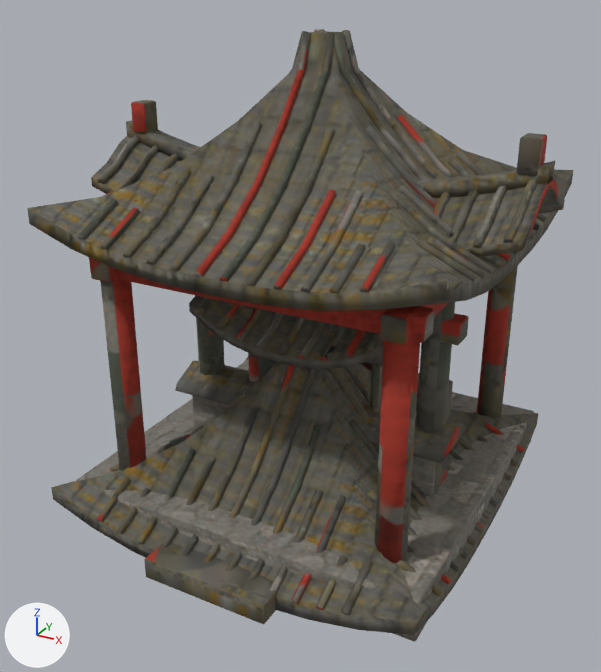
What one commit did to the glTF model assets-src/models/kits/WoodlandTemple.gltf.
Rendered twice from a 50 mm lens placed at (5.94, -11.28, 8.5), pointed at (-0.04, -0.41, 3.07). The lights are fixed; the arrows at lower left show +X, +Y and +Z. The picture after the commit comes second. Vertices at exactly the same position are counted once.

In view in the first picture: 'bellFrame', 'gate', 'pagodaRoof', 'pavilion', 'wall' and 1 more.
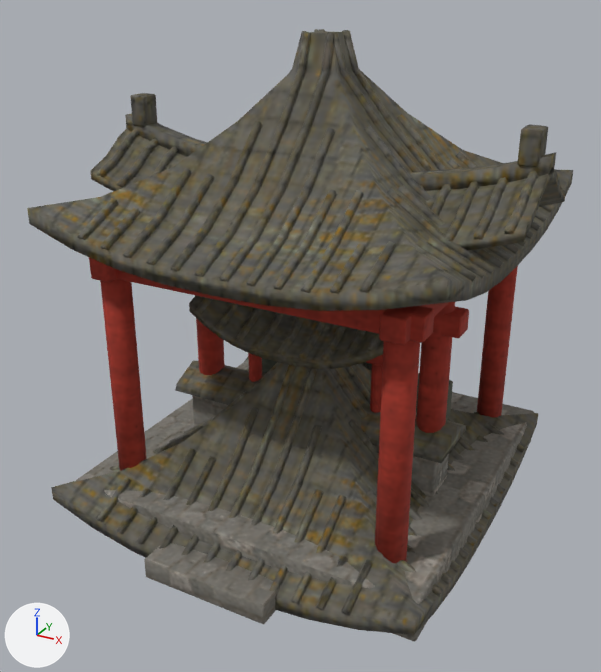
Location of each change, (x1, y1, x2, y2) in pixels of the pictures (601 x 672 px; the box of a moved part takes in the faces that stretch with it):
'gate', reshaped
    before: (91, 100, 565, 433)
    after: (90, 93, 566, 433)
part 1 of me_gate, moved or reshaped
    before: (440, 313, 469, 345)
    after: (441, 307, 469, 338)
part 2 of me_gate, moved or reshaped
    before: (91, 136, 565, 258)
    after: (90, 129, 566, 250)
part 3 of me_gate, moved or reshaped
    before: (97, 135, 139, 184)
    after: (96, 129, 139, 177)
part 4 of me_gate, moved or reshaped
    before: (117, 145, 159, 190)
    after: (116, 138, 158, 187)
part 5 of me_gate, moved or reshaped (mostly hidden)
    before: (157, 153, 178, 174)
    after: (151, 147, 178, 176)
part 6 of me_gate, moved or reshaped
    before: (433, 192, 451, 218)
    after: (431, 184, 451, 220)
part 7 of me_gate, moved or reshaped
    before: (448, 189, 478, 242)
    after: (444, 181, 479, 241)
part 8 of me_gate, moved or reshaped
    before: (473, 186, 507, 248)
    after: (473, 177, 508, 240)
part 9 of me_gate, moved or reshaped
    before: (504, 179, 537, 243)
    after: (505, 171, 538, 234)
part 10 of me_gate, moved or reshaped
    before: (126, 120, 555, 198)
    after: (125, 113, 556, 191)
part 11 of me_gate, moved or reshaped
    before: (131, 100, 158, 134)
    after: (130, 93, 157, 127)
part 12 of me_gate, moved or reshaped
    before: (517, 133, 547, 176)
    after: (517, 125, 548, 168)
part 13 of me_gate, moved or reshaped
    both: (196, 318, 225, 375)
part 14 of me_gate, moved or reshaped
    both: (416, 302, 455, 433)
part 15 of me_pavilion, surface changed
    both: (28, 29, 566, 624)

What the commit changed:
me_gate is used by ob_gate; location (0.0, 0.0, 0.0).
me_gate had 1084 vertices, 2052 faces and spanned x -3.54..3.54, y -1.15..1.15, z 0.0..6.5.
me_gate now has 1084 vertices, 2052 faces and spans x -3.54..3.54, y -1.15..1.15, z 0.0..6.61.
me_gate part 1: the loose piece of 24 vertices spanning x -2.54..2.54, y -0.2..0.2, z 3.36..3.72 is moved by (0.0, 0.0, 0.11).
me_gate part 2: the loose piece of 182 vertices spanning x -3.54..3.54, y -1.12..1.12, z 4.74..6.01 is moved by (0.0, 0.0, 0.11).
me_gate part 3: the loose piece of 35 vertices spanning x -3.4..-3.28, y -1.15..1.15, z 5.31..6.02 is moved by (0.0, 0.0, 0.11).
me_gate part 4: the loose piece of 35 vertices spanning x -3.0..-2.88, y -1.15..1.15, z 5.18..5.9 is moved by (0.0, 0.0, 0.11).
me_gate part 5: the loose piece of 35 vertices spanning x -2.61..-2.49, y -1.15..1.15, z 5.09..5.8 is moved by (0.0, 0.0, 0.11).
me_gate part 6: the loose piece of 35 vertices spanning x 2.11..2.23, y -1.15..1.15, z 5.01..5.72 is moved by (0.0, 0.0, 0.11).
me_gate part 7: the loose piece of 35 vertices spanning x 2.5..2.62, y -1.15..1.15, z 5.09..5.8 is moved by (0.0, 0.0, 0.11).
me_gate part 8: the loose piece of 35 vertices spanning x 2.9..3.01, y -1.15..1.15, z 5.18..5.9 is moved by (0.0, 0.0, 0.11).
me_gate part 9: the loose piece of 35 vertices spanning x 3.29..3.41, y -1.15..1.15, z 5.31..6.02 is moved by (0.0, 0.0, 0.11).
me_gate part 10: the loose piece of 52 vertices spanning x -3.54..3.54, y -0.15..0.15, z 5.38..6.17 is moved by (0.0, 0.0, 0.11).
me_gate part 11: the loose piece of 24 vertices spanning x -3.4..-3.11, y -0.18..0.18, z 6.01..6.5 is moved by (0.0, 0.0, 0.11).
me_gate part 12: the loose piece of 24 vertices spanning x 3.11..3.4, y -0.18..0.18, z 6.01..6.5 is moved by (0.0, 0.0, 0.11).
me_gate part 13: 13 vertices removed from x -2.36..-1.89, y -0.24..0.24, z 4.66; 13 vertices added at x -2.36..-1.89, y -0.24..0.24, z 4.77.
me_gate part 14: 13 vertices removed from x 1.89..2.36, y -0.24..0.24, z 4.66; 13 vertices added at x 1.89..2.36, y -0.24..0.24, z 4.77.
Other edits to the shape of me_gate do not show in these pictures.
me_pavilion has 1296 vertices, 2352 faces and spans x -3.21..3.21, y -3.49..3.49, z 0.0..7.69.
me_pavilion is used by ob_pavilion; location (0.0, 0.0, 0.0).
me_pavilion part 15: texture (UV) coordinates of 1974 of 2352 faces, centred in x -3.19..3.19, y -3.49..3.47, z 0.0..7.69, changed; they spanned u 0.0..0.99, v 0.0..0.99 and now span u 0.0..0.99, v 0.0..0.99.
